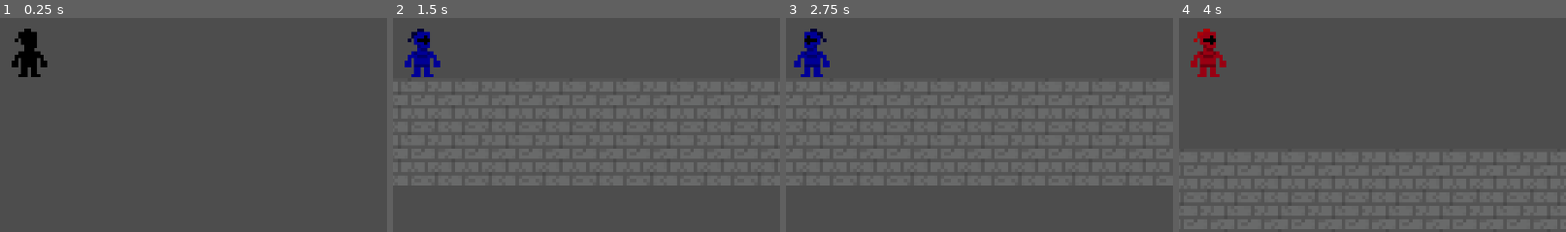
Above: before the commit, frames 1-4 (left to right).
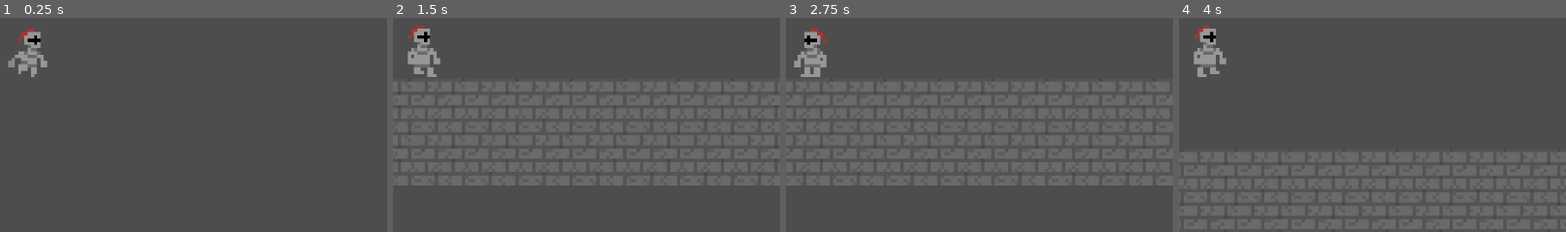
Above: after the commit, the same moments.

Repository: Owen-Harper25/Hollow-Clone
Game: Godot game, scene res://testmap.tscn
Two runs of this game, one before a commit and one after it. Both use one fixed random seed, a clock stepped at 60 frames per second and the inputs below.
Inputs:
- Up to frame 1 (0.25 s): no input
- Up to frame 2 (1.5 s): tap Enter at 0.5 s; hold D (right) from 0.53 s (still down); tap Space (jump) at 0.77 s
- Up to frame 3 (2.75 s): tap Space (jump) at 1.52 s; release D (right) at 2.03 s; hold A (left) from 2.03 s (still down)
- Up to frame 4 (4 s): release A (left) at 2.78 s; hold D (right) from 2.78 s (still down); tap Space (jump) at 3.02, 3.77 s
The pictures show only the part of the screen within x 46-96%, y 43-93%; the shares and areas given below are measured in that part.

The runs differ from the first frame. In frame 1, 1.3% of the frame differs, in the area x 2-13%, y 4-28%; in frame 2, 1.3%, in the area x 3-13%, y 3-28%; in frame 3, 1.1%; in frame 4, 1.3%.

Commit message:
Added Animations

Diff:
--- a/player.tscn
+++ b/player.tscn
@@ -12,14 +12,44 @@
 tracks/0/type = "value"
 tracks/0/imported = false
 tracks/0/enabled = true
-tracks/0/path = NodePath("Sprite2D:modulate")
+tracks/0/path = NodePath("Sprite2D:frame")
 tracks/0/interp = 1
 tracks/0/loop_wrap = true
 tracks/0/keys = {
 "times": PackedFloat32Array(0),
 "transitions": PackedFloat32Array(1),
-"update": 0,
-"values": [Color(0, 0, 0, 1)]
+"update": 1,
+"values": [5]
+}
+
+[sub_resource type="Animation" id="Animation_hqtel"]
+resource_name = "Idle"
+tracks/0/type = "value"
+tracks/0/imported = false
+tracks/0/enabled = true
+tracks/0/path = NodePath("Sprite2D:frame")
+tracks/0/interp = 1
+tracks/0/loop_wrap = true
+tracks/0/keys = {
+"times": PackedFloat32Array(0, 0.36666667, 0.76666665),
+"transitions": PackedFloat32Array(1, 1, 1),
+"update": 1,
+"values": [1, 0, 1]
+}
+
+[sub_resource type="Animation" id="Animation_2hs0m"]
+resource_name = "Jump"
+tracks/0/type = "value"
+tracks/0/imported = false
+tracks/0/enabled = true
+tracks/0/path = NodePath("Sprite2D:frame")
+tracks/0/interp = 1
+tracks/0/loop_wrap = true
+tracks/0/keys = {
+"times": PackedFloat32Array(0),
+"transitions": PackedFloat32Array(1),
+"update": 1,
+"values": [4]
 }
 
 [sub_resource type="Animation" id="Animation_i3pqv"]
@@ -27,29 +57,14 @@
 tracks/0/type = "value"
 tracks/0/imported = false
 tracks/0/enabled = true
-tracks/0/path = NodePath("Sprite2D:modulate")
+tracks/0/path = NodePath("Sprite2D:frame")
 tracks/0/interp = 1
 tracks/0/loop_wrap = true
 tracks/0/keys = {
 "times": PackedFloat32Array(0),
 "transitions": PackedFloat32Array(1),
-"update": 0,
-"values": [Color(1, 1, 1, 1)]
-}
-
-[sub_resource type="Animation" id="Animation_hqtel"]
-resource_name = "Idle"
-tracks/0/type = "value"
-tracks/0/imported = false
-tracks/0/enabled = true
-tracks/0/path = NodePath("Sprite2D:modulate")
-tracks/0/interp = 1
-tracks/0/loop_wrap = true
-tracks/0/keys = {
-"times": PackedFloat32Array(0),
-"transitions": PackedFloat32Array(1),
-"update": 0,
-"values": [Color(1, 1, 1, 1)]
+"update": 1,
+"values": [0]
 }
 
 [sub_resource type="Animation" id="Animation_sweqy"]
@@ -57,29 +72,14 @@
 tracks/0/type = "value"
 tracks/0/imported = false
 tracks/0/enabled = true
-tracks/0/path = NodePath("Sprite2D:modulate")
+tracks/0/path = NodePath("Sprite2D:frame")
 tracks/0/interp = 1
 tracks/0/loop_wrap = true
 tracks/0/keys = {
-"times": PackedFloat32Array(0),
-"transitions": PackedFloat32Array(1),
-"update": 0,
-"values": [Color(0, 0, 1, 1)]
-}
-
-[sub_resource type="Animation" id="Animation_2hs0m"]
-resource_name = "Jump"
-tracks/0/type = "value"
-tracks/0/imported = false
-tracks/0/enabled = true
-tracks/0/path = NodePath("Sprite2D:modulate")
-tracks/0/interp = 1
-tracks/0/loop_wrap = true
-tracks/0/keys = {
-"times": PackedFloat32Array(0),
-"transitions": PackedFloat32Array(1),
-"update": 0,
-"values": [Color(1, 0, 0.12156863, 1)]
+"times": PackedFloat32Array(0, 0.23333333, 0.4333, 0.6666667),
+"transitions": PackedFloat32Array(1, 1, 1, 1),
+"update": 1,
+"values": [2, 3, 4, 3]
 }
 
 [sub_resource type="AnimationLibrary" id="AnimationLibrary_hqtel"]
